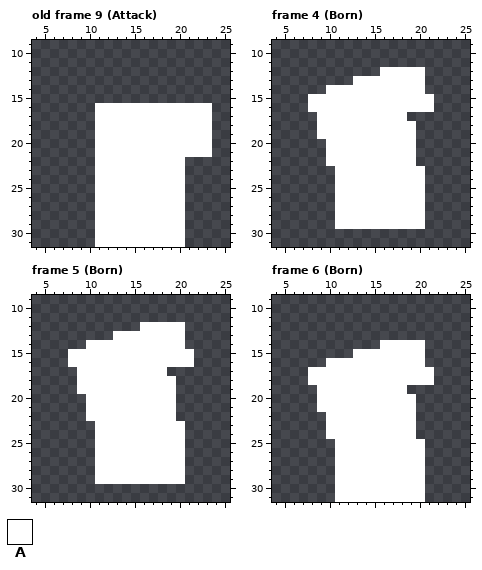
Pixel-art file: Assets/Sprites/FamiliarSquid.aseprite. Above, as it was before the edit.
32x32 pixels, 10 frames. Shown: old frame 9 (Attack): x 4..25, y 9..31; frame 4 (Born): x 4..25, y 9..31; frame 5 (Born): x 4..25, y 9..31; frame 6 (Born): x 4..25, y 9..31. The commit also changed other frames, which this record leaves out.
Palette (. is transparent): A #ffffff
Pixels before, old frame 9 (Attack), first column x 11:
16 AAAAAAAAAAAAA
17 AAAAAAAAAAAAA
18 AAAAAAAAAAAAA
19 AAAAAAAAAAAAA
20 AAAAAAAAAAAAA
21 AAAAAAAAAAAAA
22 AAAAAAAAAA...
23 AAAAAAAAAA...
24 AAAAAAAAAA...
25 AAAAAAAAAA...
26 AAAAAAAAAA...
27 AAAAAAAAAA...
28 AAAAAAAAAA...
29 AAAAAAAAAA...
30 AAAAAAAAAA...
31 AAAAAAAAAA...
Pixels before, frame 4 (Born), first column x 8:
12 ........AAAAA.
13 .....AAAAAAAA.
14 ..AAAAAAAAAAA.
15 AAAAAAAAAAAAAA
16 AAAAAAAAAAAAAA
17 .AAAAAAAAAA...
18 .AAAAAAAAAAA..
19 .AAAAAAAAAAA..
20 ..AAAAAAAAAA..
21 ..AAAAAAAAAA..
22 ..AAAAAAAAAA..
23 ...AAAAAAAAAA.
24 ...AAAAAAAAAA.
25 ...AAAAAAAAAA.
26 ...AAAAAAAAAA.
27 ...AAAAAAAAAA.
28 ...AAAAAAAAAA.
29 ...AAAAAAAAAA.
Pixels before, frame 5 (Born), first column x 8:
12 ........AAAAA.
13 .....AAAAAAAA.
14 ..AAAAAAAAAAA.
15 AAAAAAAAAAAAAA
16 AAAAAAAAAAAAAA
17 .AAAAAAAAAA...
18 .AAAAAAAAAAA..
19 .AAAAAAAAAAA..
20 ..AAAAAAAAAA..
21 ..AAAAAAAAAA..
22 ..AAAAAAAAAA..
23 ...AAAAAAAAAA.
24 ...AAAAAAAAAA.
25 ...AAAAAAAAAA.
26 ...AAAAAAAAAA.
27 ...AAAAAAAAAA.
28 ...AAAAAAAAAA.
29 ...AAAAAAAAAA.
Pixels before, frame 6 (Born), first column x 8:
14 ........AAAAA.
15 .....AAAAAAAA.
16 ..AAAAAAAAAAA.
17 AAAAAAAAAAAAAA
18 AAAAAAAAAAAAAA
19 .AAAAAAAAAA...
20 .AAAAAAAAAAA..
21 .AAAAAAAAAAA..
22 ..AAAAAAAAAA..
23 ..AAAAAAAAAA..
24 ..AAAAAAAAAA..
25 ...AAAAAAAAAA.
26 ...AAAAAAAAAA.
27 ...AAAAAAAAAA.
28 ...AAAAAAAAAA.
29 ...AAAAAAAAAA.
30 ...AAAAAAAAAA.
31 ...AAAAAAAAAA.
After the commit:
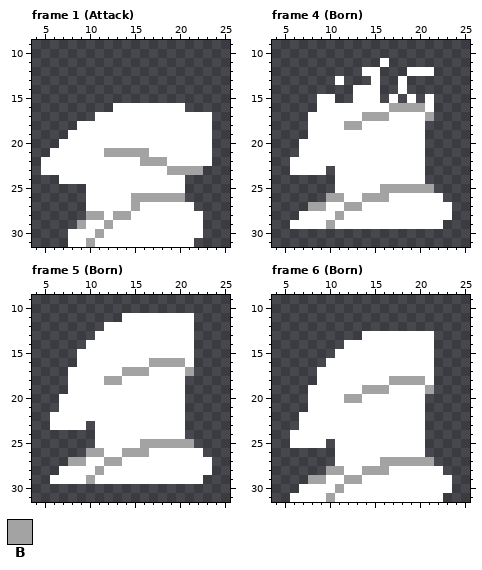
Colours new in this view: B #a3a3a3
A new or re-ordered frame is compared with the old frame closest to it.
The exact change:
frames re-ordered
Changed rows in their new state; - is an unchanged pixel.
Frame 1 (Attack) against old frame 9 (Attack):
first column x 5:
16 ------..--------...
18 ----AA-------------
19 ---AAA-------------
20 --AAAA-------------
21 -AAAAA-BBBBB-------
22 AAAAAA-----BBB--AAA
23 AAAAAA--------BBBB-
24 --AAAA-------------
25 -----A-------------
26 -----A----BBBBBB---
27 -----A----B-----A--
28 -----BB-BB------AA-
29 ----BA-B--------AA-
30 ---AAAB---------AA-
31 ---AAB----------A--
Frame 4 (Born):
first column x 6:
11 ----------A-------
12 --------AA...--A--
13 -----A-..-..-..---
14 ----...---..-..---
15 --.--..---.-.-.---
16 --.--------BBBB---
17 --A-----BBB--AAB--
18 --A---BB------A---
19 --A-----------A---
20 -AAA----------A---
21 -AAA----------A---
22 AAAA----------A---
23 AAAA--------------
25 ----------BBBBBB--
26 ----BB--BBB----AA-
27 --BBA-BB-------AAA
28 -AAAAB---------AAA
29 AAAAB----------AA-
Frame 5 (Born):
first column x 6:
11 --------AAAAAAAA--
12 ------AAAA-----A--
13 -----AA--------A--
14 ---------------A--
15 --.---------------
16 --.--------BBBB---
17 --A-----BBB--AAB--
18 --A---BB------A---
19 --A-----------A---
20 -AAA----------A---
21 -AAA----------A---
22 AAAA----------A---
23 AAAA--------------
25 ----------BBBBBB--
26 ----BB--BBB----AA-
27 --BBA-BB-------AAA
28 -AAAAB---------AAA
29 AAAAB----------AA-
Frame 6 (Born):
first column x 6:
13 --------AAAAAAAA--
14 ------AAAA-----A--
15 -----AA--------A--
16 ---------------A--
17 --.---------------
18 --.--------BBBB---
19 --A-----BBB--AAB--
20 --A---BB------A---
21 --A-----------A---
22 -AAA----------A---
23 -AAA----------A---
24 AAAA----------A---
25 AAAA--------------
27 ----------BBBBBB--
28 ----BB--BBB----AA-
29 --BBA-BB-------AAA
30 -AAAAB---------AAA
31 AAAAB----------AA-
